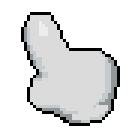
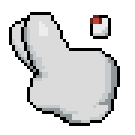
Layered file, before and after one edit (135x135). Changes by layer:
removed group "组 1" (2 layers) over bbox(9, 15, 111, 75)
added layer "提示" above "常态" over bbox(21, 15, 111, 75)
moved "常态" out of group "组 1" over bbox(21, 15, 111, 75)
showed "点击", moved it out of group "组 1" over bbox(9, 18, 111, 75)
